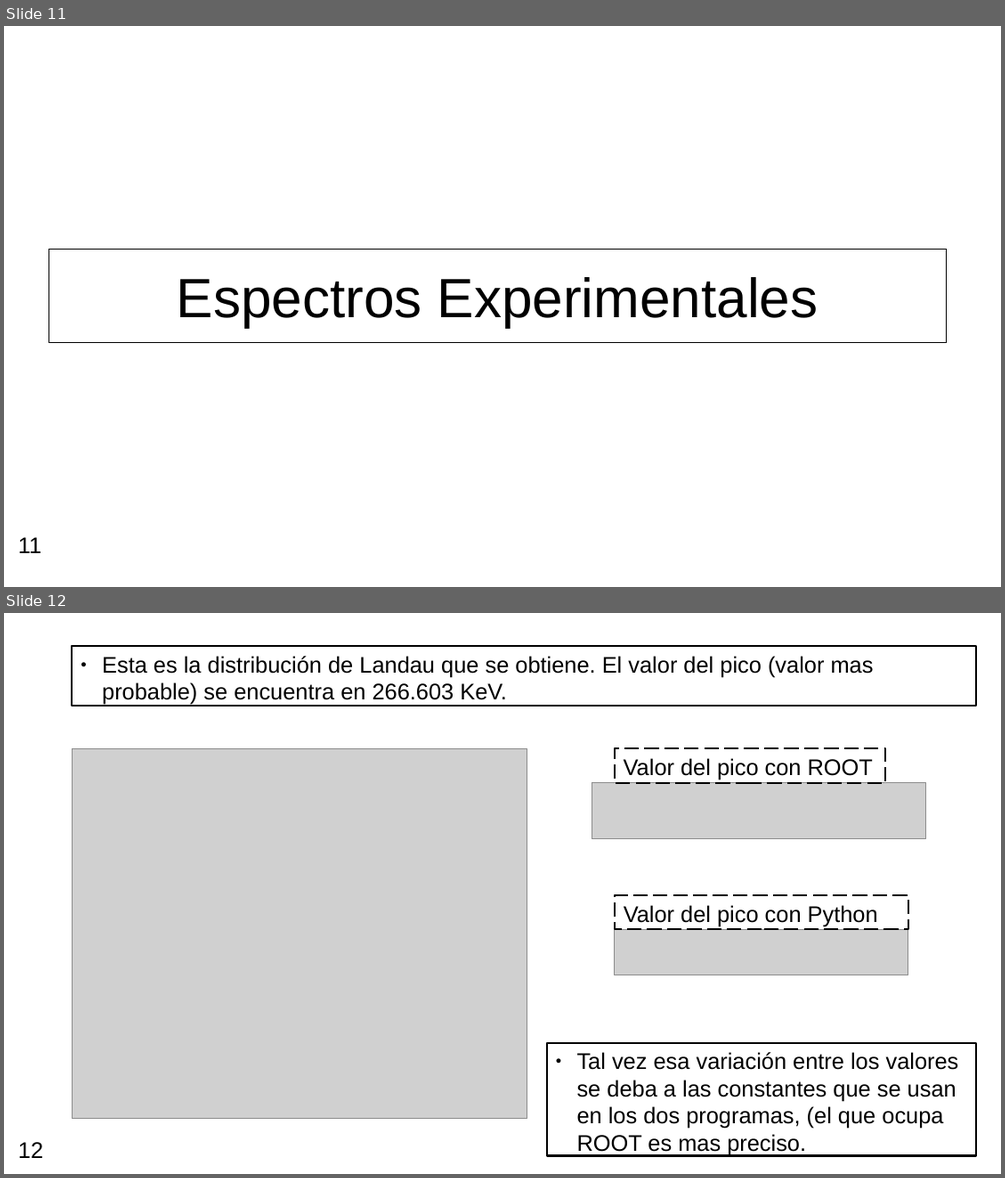
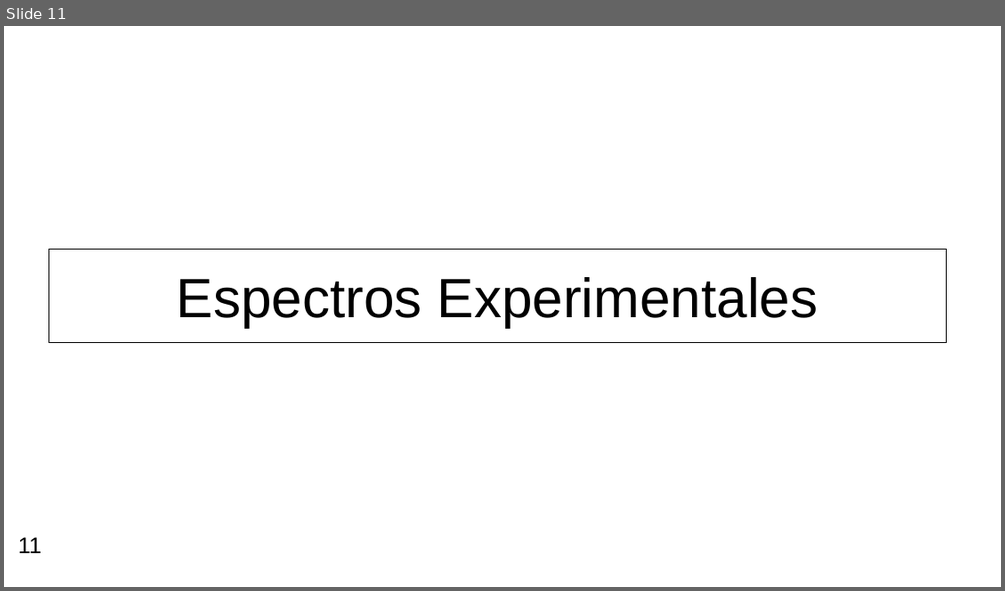
Before and after one commit to mausanram/CodigosICN, a slide deck: Presentaciones/Presentacion_TESIS_14JUN24.odp. Shown one above the other, each under a label of ours: slides 11 and 12 before the commit, slide 11 after it. The pictures are 1005x1178 and 1005x591 pixels, drawn with LibreOffice and Linux fonts; fonts in the diff are those of the drawing; grey boxes stand for pictures. Boxes give left, top, right and bottom in pixels: in the first picture for what was removed or moved away, otherwise in the second. Text is boxed around its words. In the diff, an @@ line names an element or a change of style, - is before the commit and + after.

Commit message:
Se quitaron las diapositivas de los espectros

```diff
--- a/Presentaciones/Presentacion_TESIS_14JUN24.odp
+++ b/Presentaciones/Presentacion_TESIS_14JUN24.odp
@@ slide 12 removed at <box>4,613,1001,1174</box>, background #FFFFFF @@
@@ rectangle removed at <box>72,646,977,706</box> @@
-● Esta es la distribución de Landau que se obtiene. El valor del pico (valor mas probable) se encuentra en 266.603 KeV.
@@ picture removed at <box>72,748,527,1119</box> @@
@@ rectangle removed at <box>615,748,886,783</box> @@
-Valor del pico con ROOT
@@ picture removed at <box>592,783,926,839</box> @@
@@ rectangle removed at <box>615,895,908,930</box> @@
-Valor del pico con Python
@@ picture removed at <box>615,930,908,975</box> @@
@@ rectangle removed at <box>547,1043,977,1156</box> @@
-● Tal vez esa variación entre los valores se deba a las constantes que se usan en los dos programas, (el que ocupa ROOT es mas preciso.
@@ page number removed at <box>18,1142,43,1158</box> @@
-12
```
